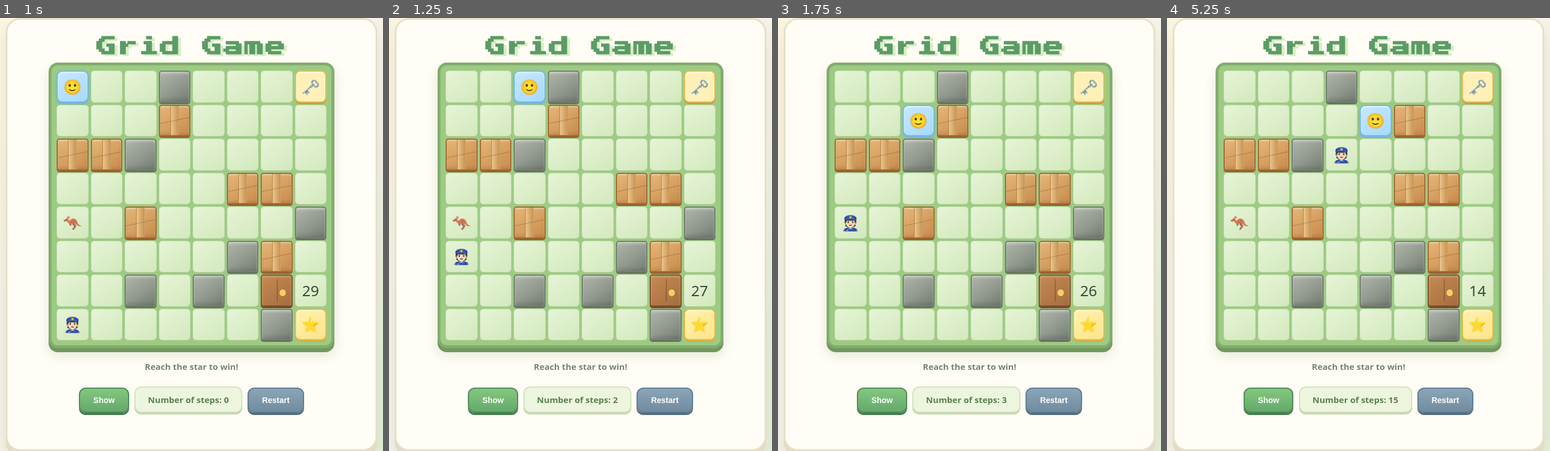
Above: before the commit, frames 1-4 (left to right).
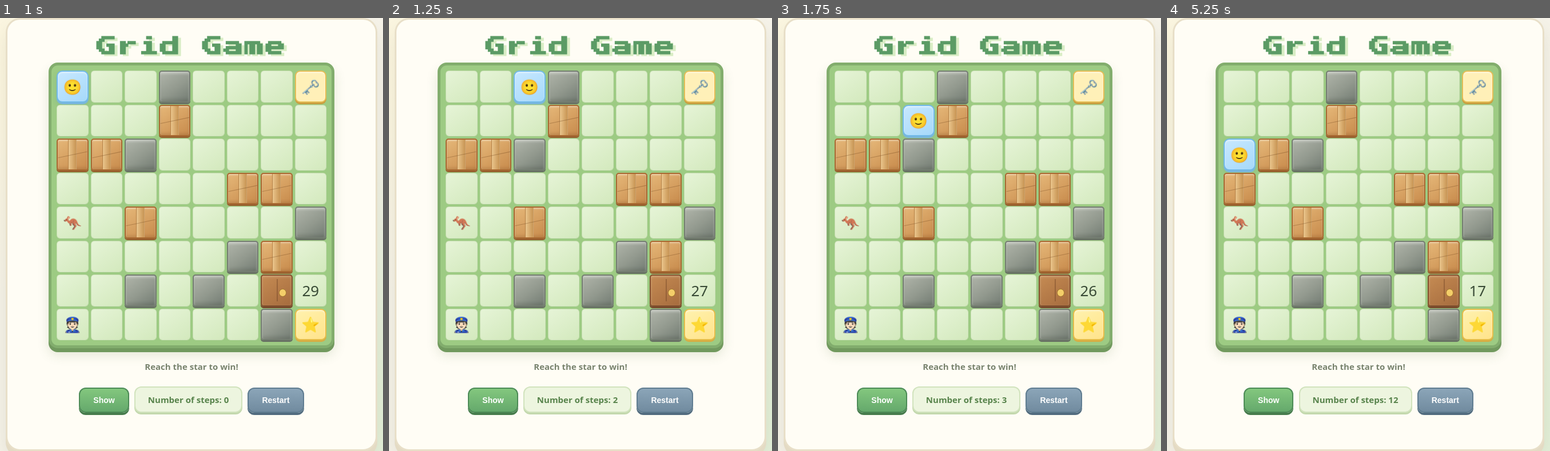
Above: after the commit, the same moments.

Repository: ChanduV20/grid-game
Game: browser game, page index.html
The game is run twice, just before and just after one commit, with the same random seed, the same clock (stepped at 60 frames per second) and the same inputs.
Inputs:
- Up to frame 1 (1 s): click "Restart" at 0.27 s
- Up to frame 2 (1.25 s): hold Right from 1.03 s (still down)
- Up to frame 3 (1.75 s): release Right at 1.53 s; hold Down from 1.58 s (still down)
- Up to frame 4 (5.25 s): release Down at 1.85 s; hold Left 1.9-2.47 s; hold Up 2.52-2.82 s; hold Right 2.87-3.53 s; hold Up 3.58-3.82 s; hold Left 3.87-4.3 s; hold Down 4.35-4.68 s; hold Right 4.73-5.23 s

Frame 1 is identical in both runs. In frame 2, 0.2% of the frame differs, in the area x 17-21%, y 53-73%; in frame 3, 0.2%; in frame 4, 4.1%, in the area x 14-86%, y 20-89%.

Commit message:
added algorithm to move enemy

Diff:
--- a/game/enemy.js
+++ b/game/enemy.js
@@ -4,6 +4,7 @@
 // 1. Generate the four neighbouring positions
 function getNeighborCells() {
     let dxy = [[0,0],[-1,0],[0,-1],[0,1],[1,0]];
+    /*
     let priority = [];
     for (let i=0; i < dxy.length; i++){
         let u = state.enemy.row + dxy[i][0];
@@ -16,6 +17,67 @@
     }
     priority.sort();
     return [priority[0][1],priority[0][2]];
+    */
+
+    let grid = []
+
+    for(let i = 0 ; i < state.SIZE ; i++){
+
+        let gridRow = []
+        for(let j = 0 ; j < state.SIZE ; j++){
+
+            let cell = Number.MIN_VALUE ;
+            if(!isValidMove(i,j))
+            {
+                cell = -1 ;
+            }
+            gridRow.push(cell) ;
+        }
+        grid.push(gridRow);
+    }
+
+    const playerRow = state.player.row , playerCol = state.player.col ;
+    let queue = [[0,playerRow,playerCol]] ;
+
+    while (queue.length > 0){
+
+        const [dist,u,v] = queue.shift() ;
+
+        for (const [x,y] of dxy){
+            const dx = u + x ;
+            const dy = v + y ;
+
+            if (isValidMove(dx,dy) &&
+                grid[dx][dy] === Number.MIN_VALUE
+            ) {
+                queue.push([dist+1,dx,dy]) ;
+                grid[dx][dy] = dist + 1;
+            }
+        }
+    }
+
+    console.table(grid);
+
+
+    let minDis = Number.MAX_VALUE , minRow = state.enemy.row , minCol = state.enemy.col ;
+    let enemyRow = state.enemy.row , enemyCol = state.enemy.col ;
+    for (const [x,y] of dxy){
+        const dx = enemyRow + x ;
+        const dy = enemyCol + y ;
+
+        if (isValidMove(dx,dy) &&
+            minDis > grid[dx][dy]
+        ){
+            minDis = grid[dx][dy] ;
+            minRow = dx ;
+            minCol = dy ;
+        }
+    }
+
+    return [minRow,minCol] ;
+
+
+
 }
 
 function isValidMove(row, col) {
